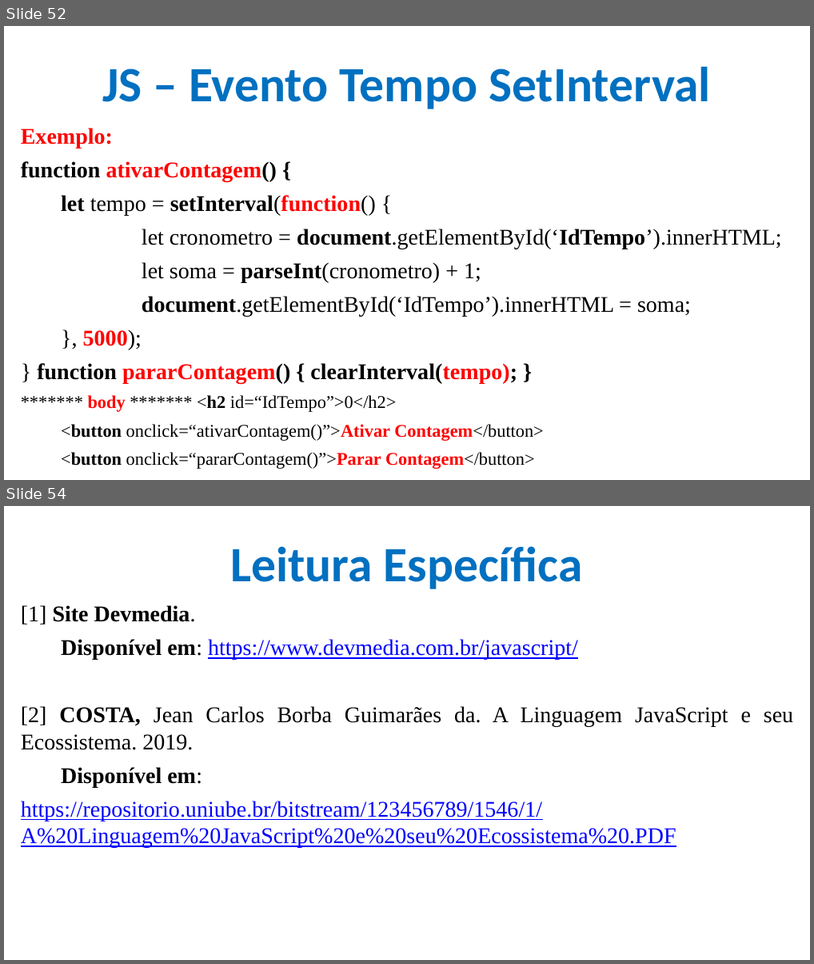
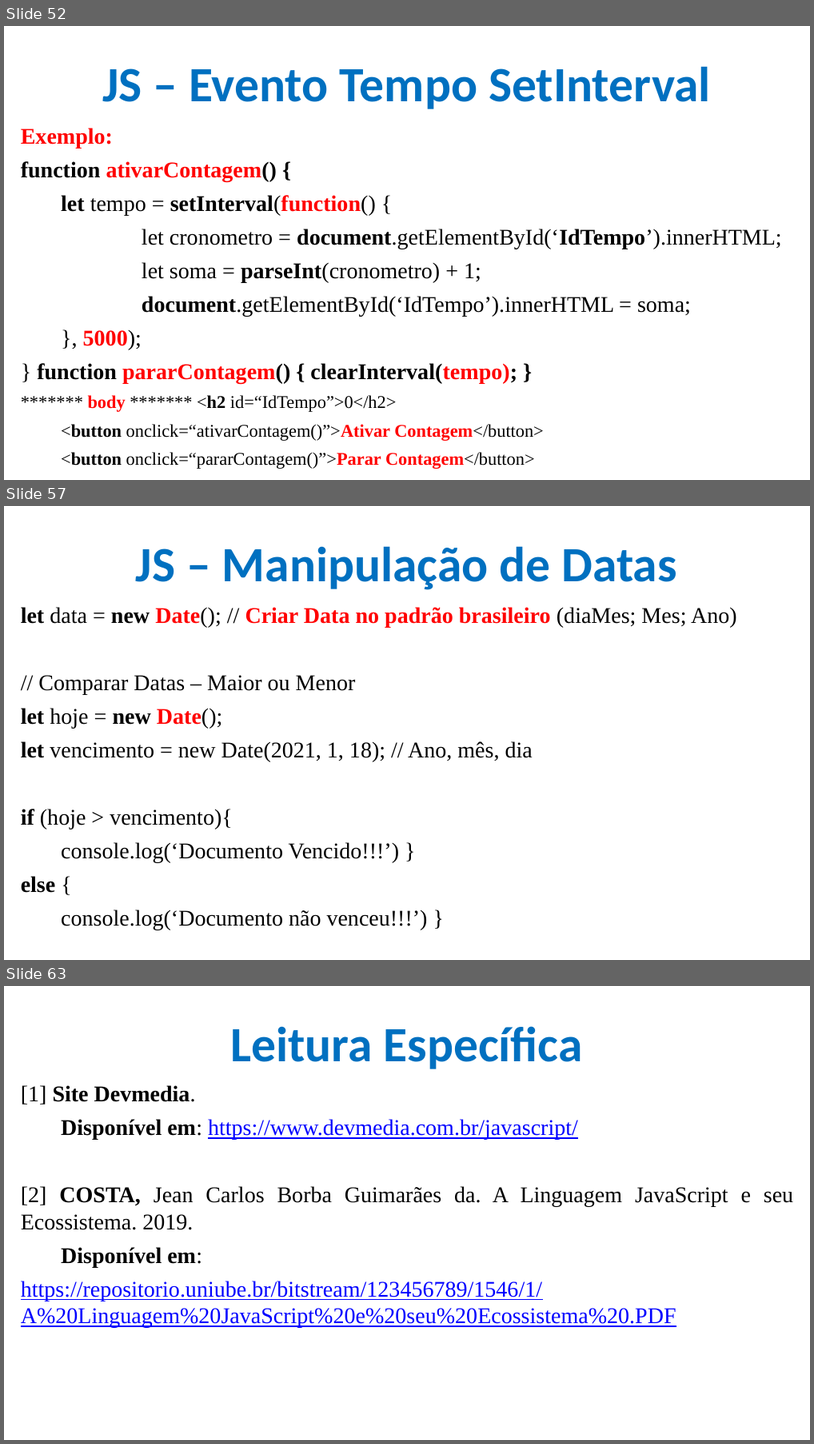
Before and after one commit to CloudEducationBrazil/WydenDesenvolvimentoWebPHP, a slide deck: 01 Classes/Aula 09 Desenvolvimento Web PHP - JS.pptx. Shown one above the other, each under a label of ours: slides 52 and 54 before the commit, slides 52, 57 and 63 after it; the slides between them are not shown. The pictures are 814x964 and 814x1444 pixels, drawn with LibreOffice and Linux fonts; fonts in the diff are those of the drawing; background and template pictures are left out. Boxes give left, top, right and bottom in pixels: in the first picture for what was removed or moved away, otherwise in the second. Text is boxed around its words. In the diff, an @@ line names an element or a change of style, - is before the commit and + after.

```diff
--- a/01 Classes/Aula 09 Desenvolvimento Web PHP - JS.pptx
+++ b/01 Classes/Aula 09 Desenvolvimento Web PHP - JS.pptx
@@ slide 57 added at <box>4,506,810,960</box>, background picture (left out) @@
@@ title added at <box>136,546,677,590</box>, 44 pt, text #0070C0, bold @@
+JS – Manipulação de Datas
@@ text added at <box>21,607,738,929</box>, 20 pt, text #000000 @@
+let data = new Date(); // Criar Data no padrão brasileiro (diaMes; Mes; Ano)
+// Comparar Datas – Maior ou Menor
+let hoje = new Date();
+let vencimento = new Date(2021, 1, 18); // Ano, mês, dia
+if (hoje > vencimento){
+console.log(‘Documento Vencido!!!’) }
+else {
+console.log(‘Documento não venceu!!!’) }
@@ what was slide 54 is now slide 63 @@
```
Also in this commit, not shown: 2 slides changed, 8 other slides added, 3 other files.
